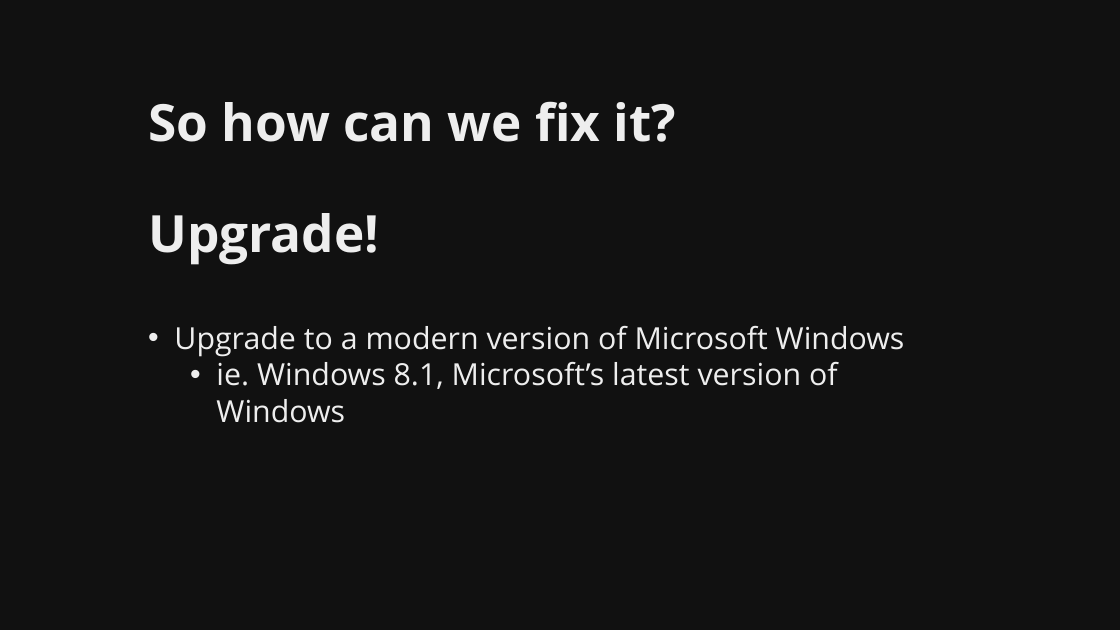
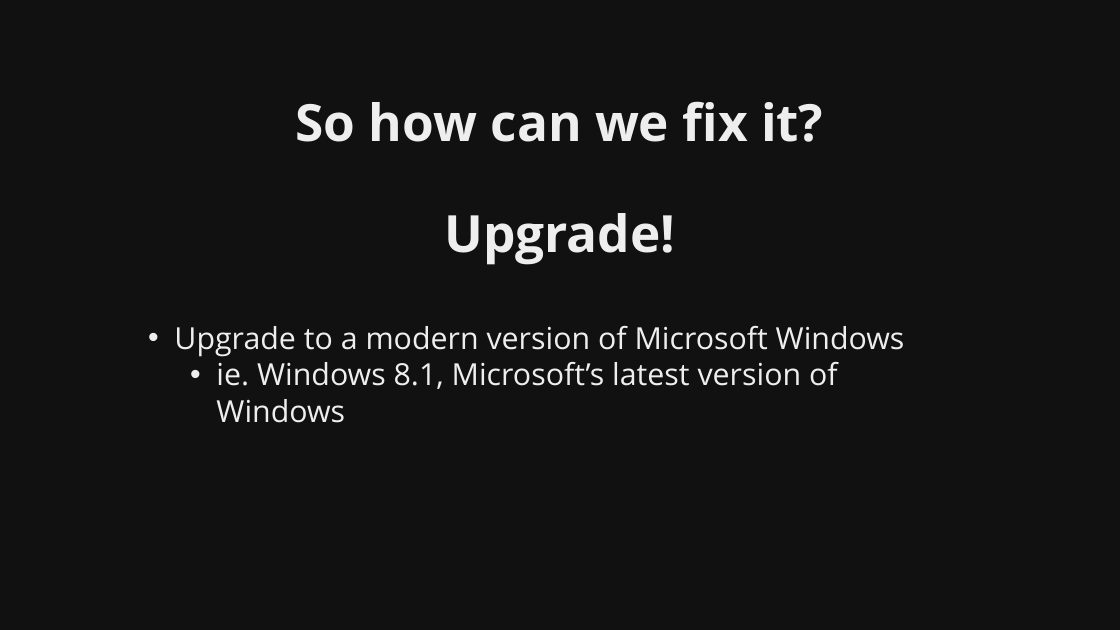
Before and after one commit to martymcflywa/ecu, a slide deck: slide 10 of year_1/sem_2/CSI1101_computer_security/0b_assignment_2_[22MAY15_0900]/dev/CSI1101_PONCE_A2_v01.pptx (slide 11 before the commit). Drawn at 1120x630 pixels with LibreOffice and Linux fonts; fonts in the diff are those of the drawing. Boxes give left, top, right and bottom in pixels: in the first picture for what was removed or moved away, otherwise in the second. Text is boxed around its words. In the diff, an @@ line names an element or a change of style, - is before the commit and + after.

```diff
--- a/year_1/sem_2/CSI1101_computer_security/0b_assignment_2_[22MAY15_0900]/dev/CSI1101_PONCE_A2_v01.pptx
+++ b/year_1/sem_2/CSI1101_computer_security/0b_assignment_2_[22MAY15_0900]/dev/CSI1101_PONCE_A2_v01.pptx
@@ title "So how can we fix ..." at (296,101,823,265): alignment left to centre @@
```
Also in this commit, not shown: 3 other slides changed, 8 slides added, 1 slide removed, 3 other files.
